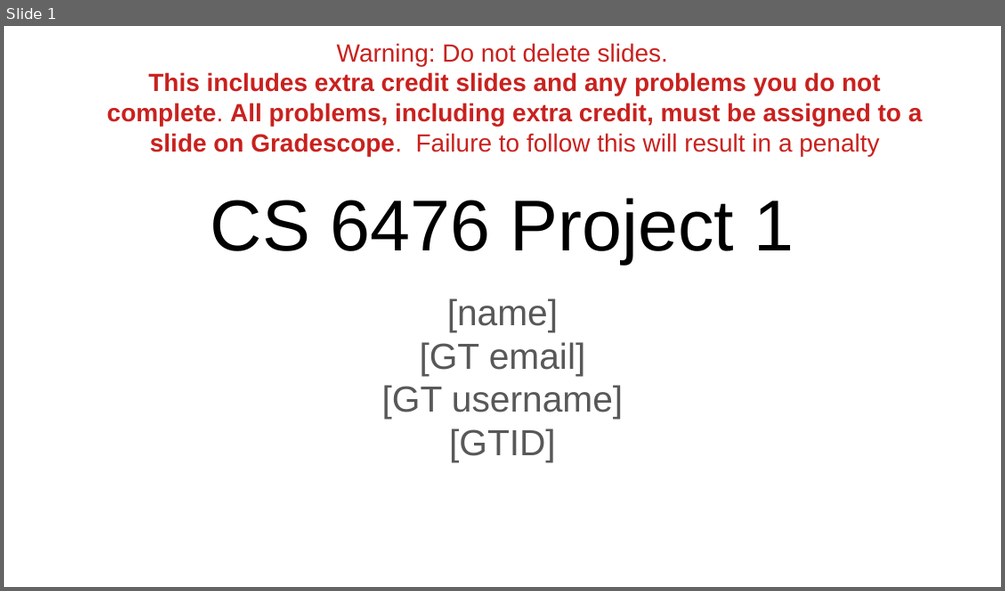
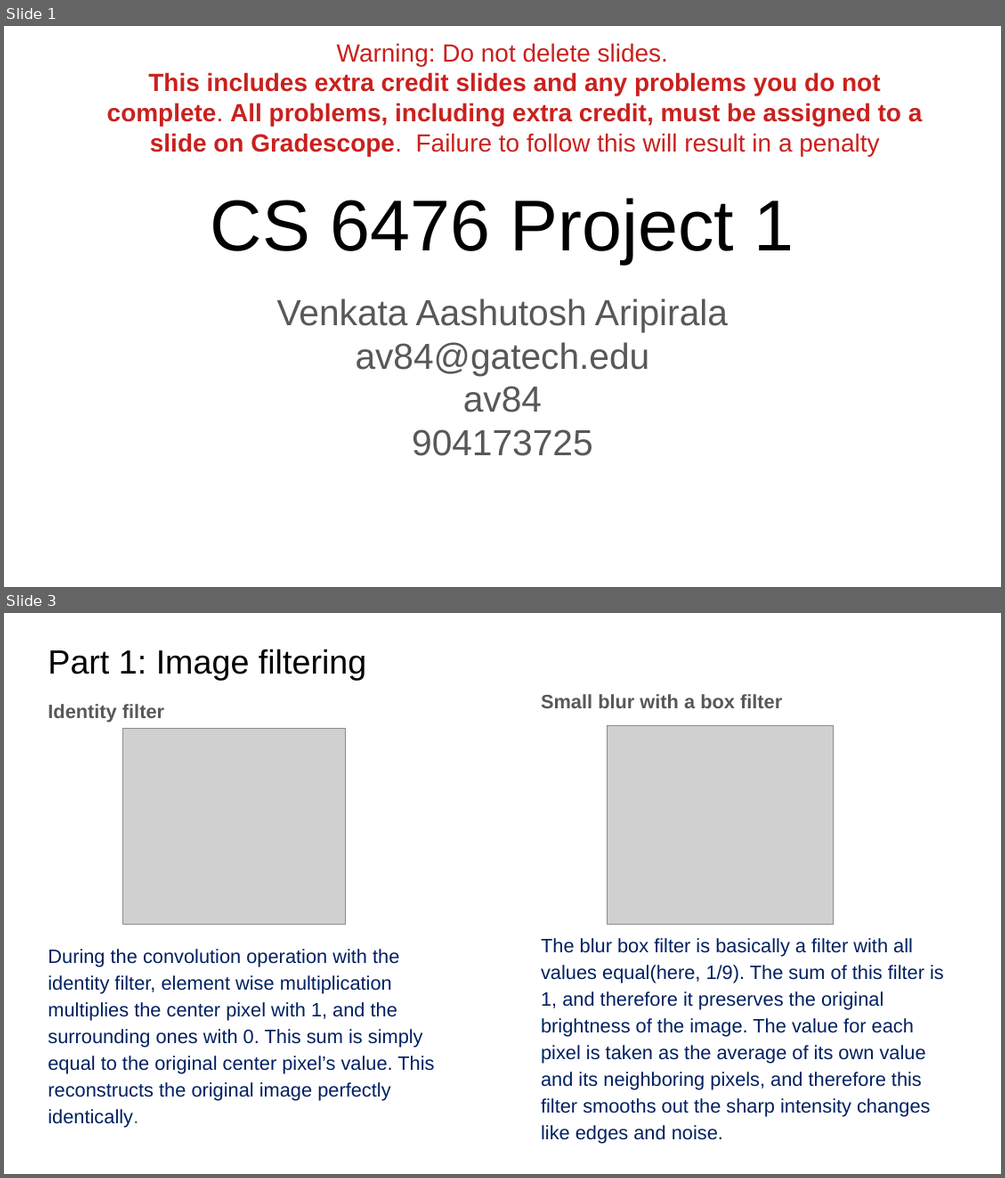
Before and after one commit to aashutoshav/Computer-Vision-Project-1, a slide deck: docs/report.pptx. Shown one above the other, each under a label of ours: slide 1 before the commit, slides 1 and 3 after it; the slides between them are not shown. The pictures are 1005x591 and 1005x1178 pixels, drawn with LibreOffice and Linux fonts; fonts in the diff are those of the drawing; grey boxes stand for pictures. Boxes give left, top, right and bottom in pixels: in the first picture for what was removed or moved away, otherwise in the second. Text is boxed around its words. In the diff, an @@ line names an element or a change of style, - is before the commit and + after.

```diff
--- a/docs/report.pptx
+++ b/docs/report.pptx
@@ slide 3 added at (x1=4, y1=613, x2=1001, y2=1174), background #FFFFFF @@
@@ title added at (x1=48, y1=649, x2=366, y2=680), 24.2 pt, text #000000 @@
+Part 1: Image filtering
@@ text added at (x1=48, y1=704, x2=434, y2=1127), 14 pt, text #002060 @@
+Identity filter
+During the convolution operation with the identity filter, element wise multiplication multiplies the center pixel with 1, and the surrounding ones with 0. This sum is simply equal to the original center pixel’s value. This reconstructs the original image perfectly identically.
@@ text added at (x1=541, y1=694, x2=944, y2=1143), 14 pt, text #002060 @@
+Small blur with a box filter
+The blur box filter is basically a filter with all values equal(here, 1/9). The sum of this filter is 1, and therefore it preserves the original brightness of the image. The value for each pixel is taken as the average of its own value and its neighboring pixels, and therefore this filter smooths out the sharp intensity changes like edges and noise.
@@ picture added at (x1=122, y1=729, x2=345, y2=925) @@
@@ picture added at (x1=607, y1=726, x2=833, y2=925) @@
@@ slide 1 changed as well @@
@@ text at (x1=277, y1=298, x2=728, y2=456): text changed @@
-[name]
-[GT email]
-[GT username]
-[GTID]
+Venkata Aashutosh Aripirala
+av84@gatech.edu
+av84
+904173725
```
Also in this commit, not shown: 17 other slides changed, 1 other slide added, 2 slides removed, 22 other files.
